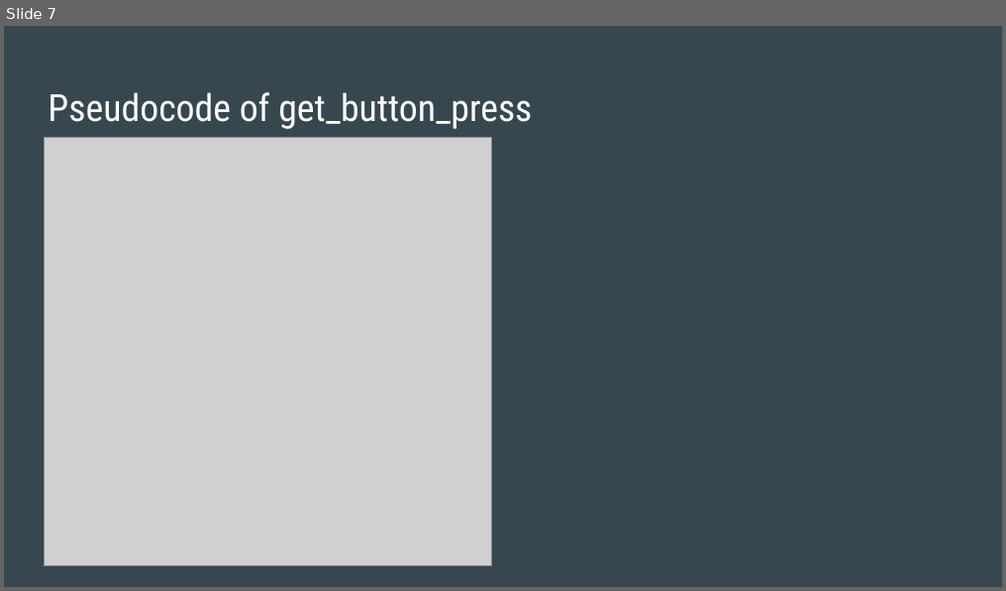
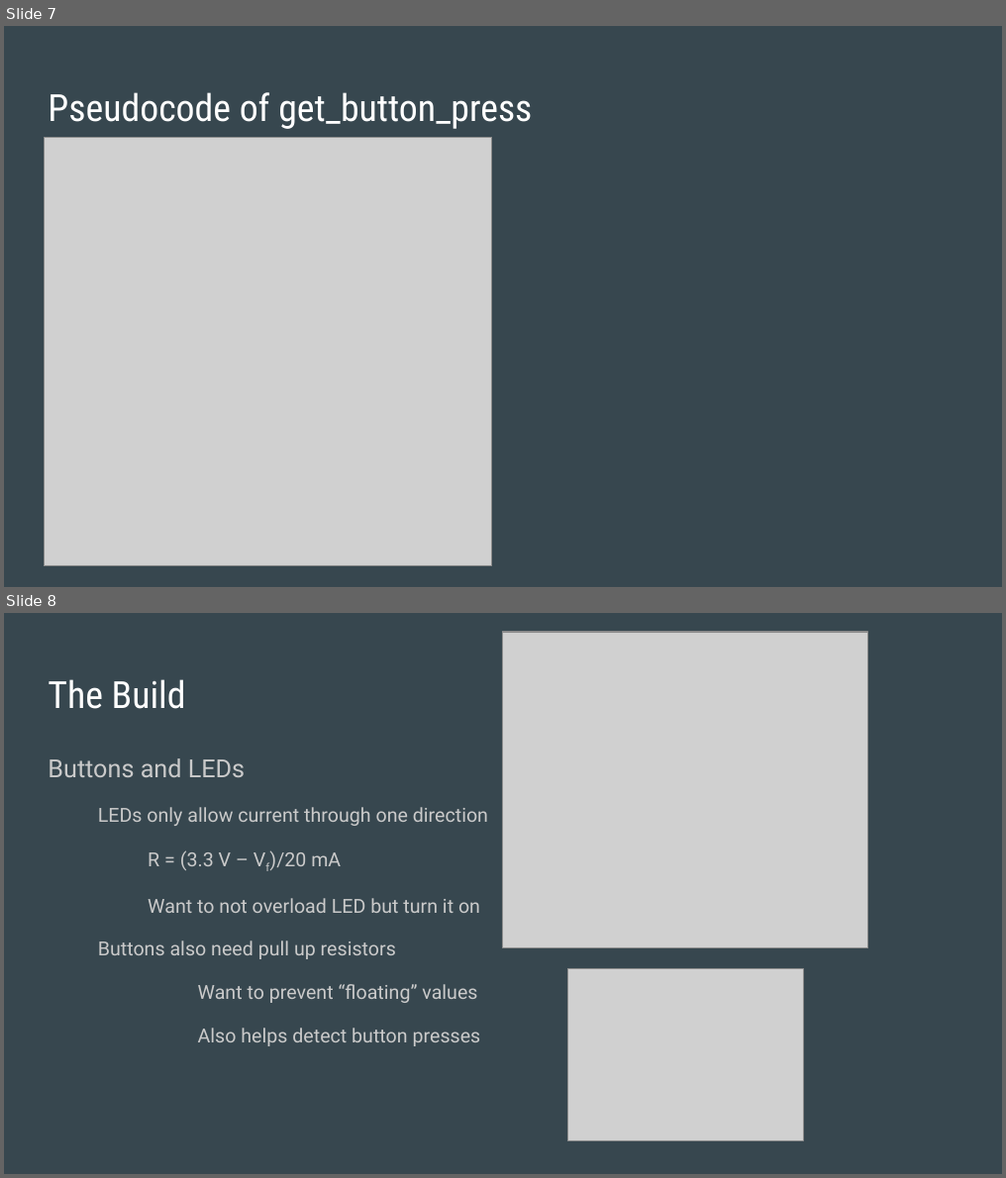
Before and after one commit to StephenTheCoder/stembridges, a slide deck: simonsays/Simon Says - Embedded Systems Game.pptx. Shown one above the other, each under a label of ours: slide 7 before the commit, slides 7 and 8 after it. The pictures are 1006x591 and 1006x1178 pixels, drawn with LibreOffice and Linux fonts; fonts in the diff are those of the drawing; grey boxes stand for pictures. Boxes give left, top, right and bottom in pixels: in the first picture for what was removed or moved away, otherwise in the second. Text is boxed around its words. In the diff, an @@ line names an element or a change of style, - is before the commit and + after.

Commit message:
Final Presentation Changes

```diff
--- a/simonsays/Simon Says - Embedded Systems Game.pptx
+++ b/simonsays/Simon Says - Embedded Systems Game.pptx
@@ slide 8 added at bbox=[4, 613, 1002, 1174], background #37474F @@
@@ picture added at bbox=[503, 632, 868, 949] @@
@@ title added at bbox=[48, 679, 186, 709], 27 pt, text #FFFFFF @@
+The Build
@@ text added at bbox=[48, 759, 488, 1047], 14 pt, text #CACACA @@
+Buttons and LEDs
+  LEDs only allow current through one direction
+    R = (3.3 V – Vf)/20 mA
+    Want to not overload LED but turn it on
+  Buttons also need pull up resistors
+  Want to prevent “floating” values
+  Also helps detect button presses
@@ picture added at bbox=[568, 968, 803, 1141] @@
```
Also in this commit, not shown: 1 slide removed.
